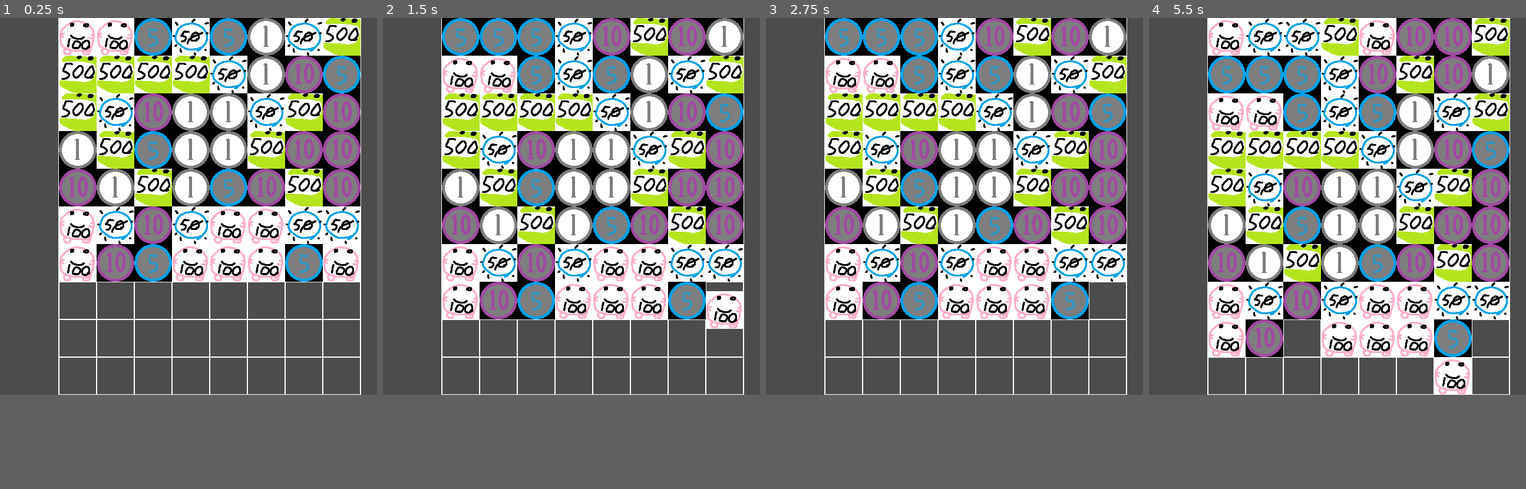
Above: before the commit, frames 1-4 (left to right).
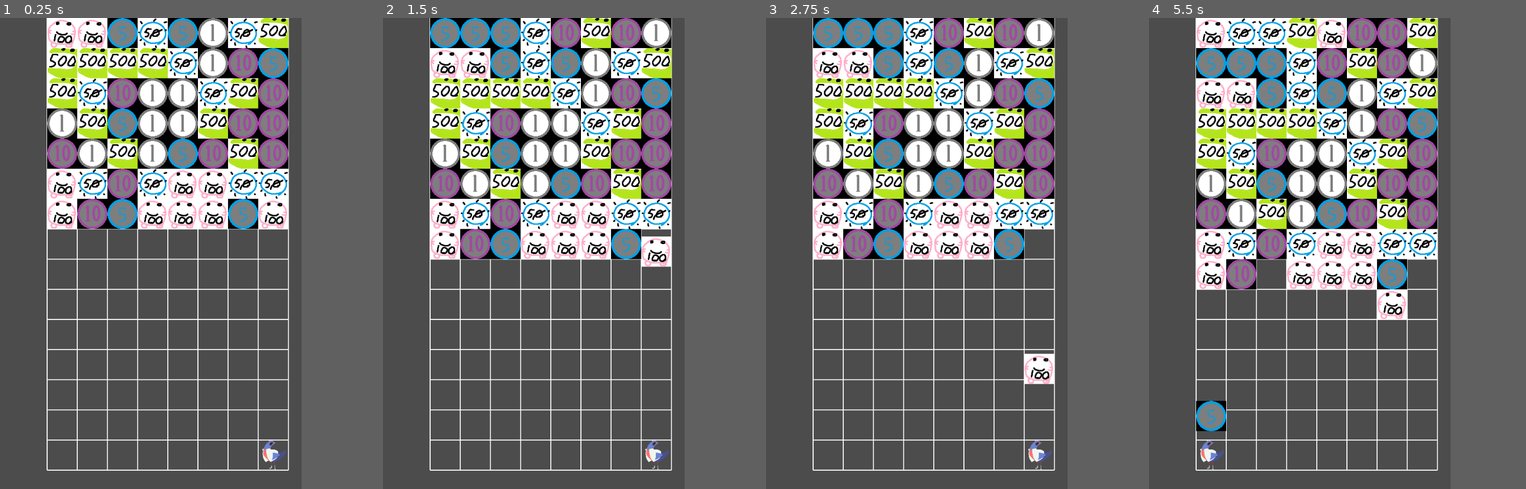
Above: after the commit, the same moments.

Repository: Alexzander-Stone/Money-Exchanger-Godot
Game: Godot game, scene res://Game.tscn
Same seed, same stepped clock (60 frames per second), same inputs: the game is played once before the commit and once after it.
Inputs:
- Up to frame 1 (0.25 s): no input
- Up to frame 2 (1.5 s): tap Enter at 0.5 s; hold Right (ui_right) 0.53-1.28 s; tap X (deselect_coin) at 0.6 s; tap Space at 1.25 s; hold Down (ui_down) from 1.28 s (still down); tap Z (select_coin) at 1.35 s
- Up to frame 3 (2.75 s): release Down (ui_down) at 2.03 s; hold Right (ui_right) from 2.03 s (still down); tap X (deselect_coin) at 2.1 s
- Up to frame 4 (5.5 s): release Right (ui_right) at 2.78 s; hold Up (ui_up) 2.78-3.53 s; tap Z (select_coin) at 2.85, 4.35 s; hold Left (ui_left) 3.53-5.03 s; tap X (deselect_coin) at 3.6, 5.1 s; hold Down (ui_down) from 5.03 s (still down)
In our replay, the window is 640x640 before the commit and 512x800 after it. These sizes can differ from the game's own. Grey fills any space a smaller window leaves; there, only what the larger window draws over its background counts as a difference.

The runs differ from the first frame. In frame 1, 44% of the frame differs, in the area x 12-96%, y 0-97%; in frame 2, 49%; in frame 3, 49%; in frame 4, 54%.

Commit message:
Added combo checking to cascaded coins.

Diff:
--- a/Grid.gd
+++ b/Grid.gd
@@ -217,10 +217,12 @@
 func combine_coins(worldPos):
 	var x = world_to_map(worldPos).x
 	var y = world_to_map(worldPos).y
+
 	if grid[x][y] != null && check_coin_transition_from_grid(Vector2(x,y)):
 		var coin_positions = []
 		recursive_coin_check(Vector2(x, y), coin_positions, grid[x][y])
 		# Check to see if length is long enough for completion, then place into the combo container.
+		print("grid at " + str(x) + " and " + str(y) + " is size " + str(coin_positions.size()))
 		if coin_positions.size() >= combo_count[grid[x][y]]:
 			# Spawn location for potential new coin.
 			combo_spawn_location = worldPos
@@ -248,6 +250,10 @@
 	var worldPos = combo_spawn_location
 	var gridPos = world_to_map(worldPos)
 	var coin_type = grid[gridPos.x][gridPos.y] + 1
+
+	# Destroy the combo coins.
+	for coin in coins:
+		remove_coin(coin)
 
 	if coin_type < ENTITY_TYPES.size():
 		var new_coin = Coin.instance()
@@ -265,10 +271,6 @@
 
 		# Remove the space occupied by the new coin from the cascade.
 		coin_positions.remove(coin_positions.find(coinGridPos))
-
-	# Destroy the combo coins.
-	for coin in coins:
-		remove_coin(coin)
 
 	# Update the grid to move coins up if space is freed above.
 	# Sort the inventory by the y coordinate in descending order, then update each coin below.
@@ -318,6 +320,8 @@
 				remove_from_grid(coin)
 				coin.move_to_pos(worldPos, UP)
 				fill_cell_pos(coin, worldPos)
+				if combo_coin_container.find(coin) == -1:
+					combo_coin_container.append(coin)
 		y += 1
 
 func _process(delta):
@@ -325,7 +329,8 @@
 	if combo_coin_container.size() > 0 && !is_comboing:
 		# Check to see if coin transition has stopped before attempting to combine.
 		if check_coin_transition_from_world(combo_coin_container[0].position):
-			is_comboing = combine_coins(combo_coin_container.pop_front().grid_position)
+			is_comboing = combine_coins(combo_coin_container[0].grid_position)
+			combo_coin_container.pop_front()
 	# Available combos for consumption, but a combo hasn't finished.
 	# When the remaining number of coins dieing has reached zero, finish the combo.
 	elif is_comboing && has_combo_finished():
@@ -346,12 +351,13 @@
 	return true
 
 func debug_grid():
-	print("-------------------------")
-	print(str(grid[0][0]) + " | " + str(grid[1][0]) + " | " + str(grid[2][0]) + " | " + str(grid[3][0]))
-	print(str(grid[0][1]) + " | " + str(grid[1][1]) + " | " + str(grid[2][1]) + " | " + str(grid[3][1]))
-	print(str(grid[0][2]) + " | " + str(grid[1][2]) + " | " + str(grid[2][2]) + " | " + str(grid[3][2]))
-	print(str(grid[0][3]) + " | " + str(grid[1][3]) + " | " + str(grid[2][3]) + " | " + str(grid[3][3]))
-	print("-------------------------\n")
+	#print("-------------------------")
+	#print(str(grid[0][0]) + " | " + str(grid[1][0]) + " | " + str(grid[2][0]) + " | " + str(grid[3][0]))
+	#print(str(grid[0][1]) + " | " + str(grid[1][1]) + " | " + str(grid[2][1]) + " | " + str(grid[3][1]))
+	#print(str(grid[0][2]) + " | " + str(grid[1][2]) + " | " + str(grid[2][2]) + " | " + str(grid[3][2]))
+	#print(str(grid[0][3]) + " | " + str(grid[1][3]) + " | " + str(grid[2][3]) + " | " + str(grid[3][3]))
+	#print("-------------------------\n")
+	pass
 
 class VerticalSorter:
 	static func descending_sort(a, b):
--- a/project.godot
+++ b/project.godot
@@ -17,7 +17,7 @@
 [display]
 
 window/size/width=640
-window/size/height=640
+window/size/height=1000
 
 [input]
 
